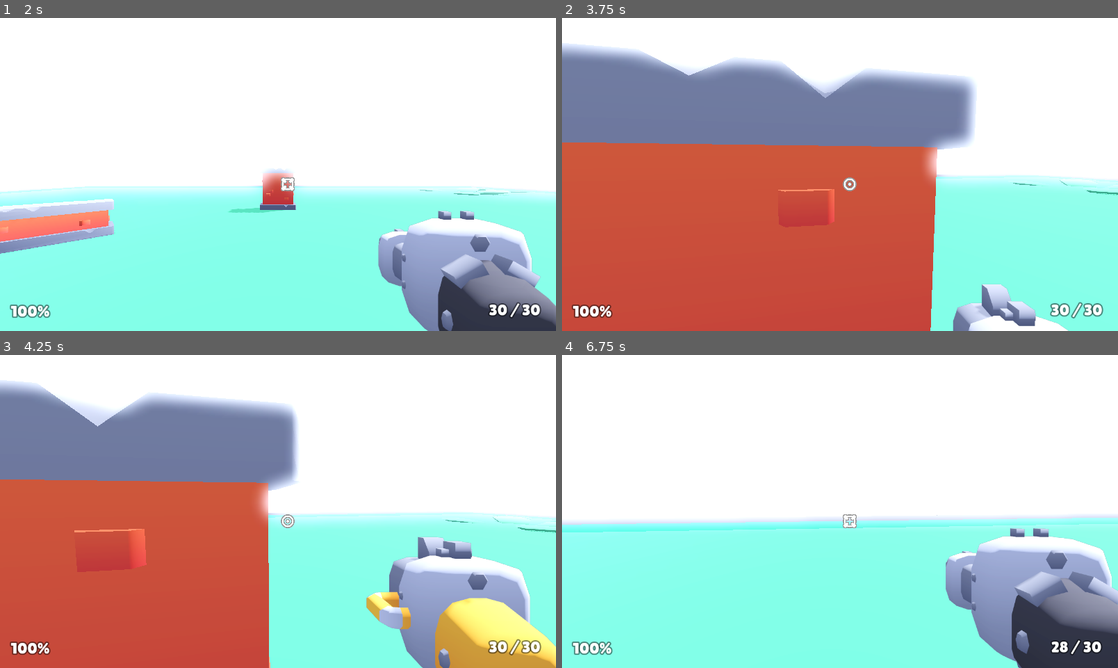
Above: before the commit, frames 1-4 (two rows, left to right).
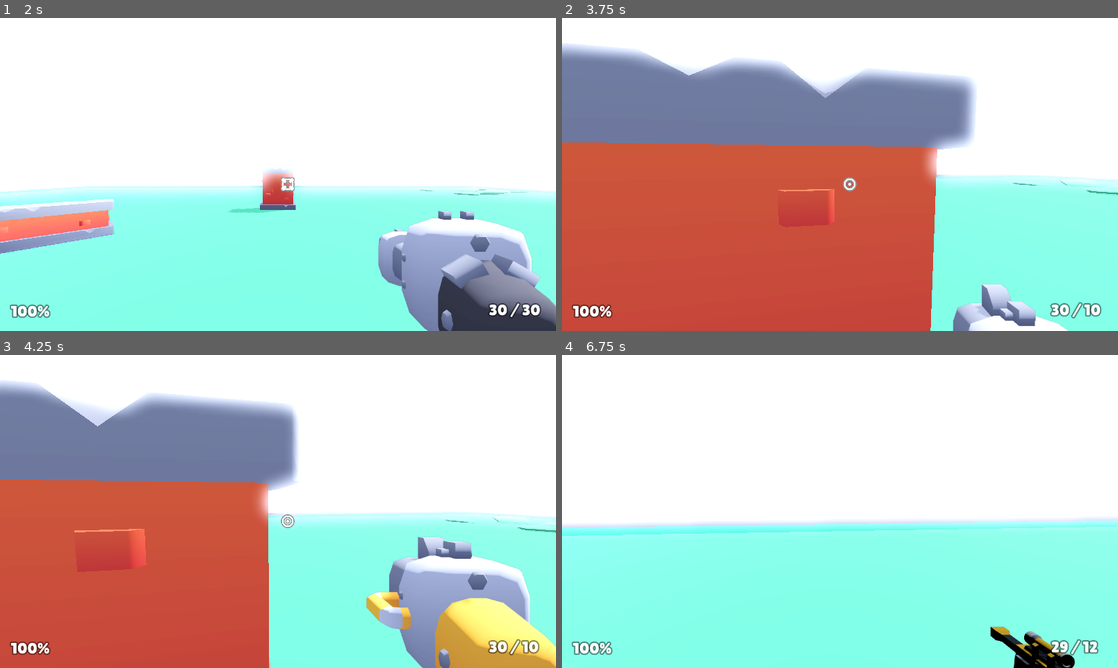
Above: after the commit, the same moments.

Repository: maidangkhanh/Blasher
Game: Godot game, scene res://scenes/main.tscn
The game is run twice, just before and just after one commit, with the same random seed, the same clock (stepped at 60 frames per second) and the same inputs.
Inputs (mouse positions are in pixels of both pictures, inside the frame that each line leads up to):
- Up to frame 1 (2 s): click (278, 199) at 0.52 s; type "12" at 0.6 s; click "Host" at 1.25 s
- Up to frame 2 (3.75 s): tap Enter at 2 s; move the mouse to (867, 174) at 2.02 s; hold W (move_forward) from 2.03 s (still down); click (867, 174) at 2.1 s; tap Space (jump) at 2.27, 3.02 s; move the mouse to (812, 174) at 2.77 s; tap Tab (scoreboard) at 2.85 s; move the mouse to (851, 168) at 3.52 s; tap E (weapon_toggle) at 3.6 s
- Up to frame 3 (4.25 s): keep holding W (move_forward)
- Up to frame 4 (6.75 s): keep holding W (move_forward); move the mouse to (834, 517) at 4.27 s; click (834, 517) at 4.35 s; tap Space (jump) at 4.52, 5.27, 6.02 s; move the mouse to (878, 514) at 5.02 s; tap Tab (scoreboard) at 5.1 s; tap R (reload) at 5.65 s; move the mouse to (795, 508) at 5.77 s; tap E (weapon_toggle) at 5.85 s; move the mouse to (845, 511) at 6.52 s; click (845, 511) at 6.6 s

Frame 1 is identical in both runs. In frame 2, 0.1% of the frame differs, in the area x 93-98%, y 91-96%; in frame 3, 0.1%; in frame 4, 14%, in the area x 0-100%, y 50-100%.

Commit message:
Add weapons: sniper and submachine

Diff:
--- a/Starter-Kit-FPS-44334edba0bd0d6efa00fbe5c6fe5b5813655302/objects/player.tscn
+++ b/Starter-Kit-FPS-44334edba0bd0d6efa00fbe5c6fe5b5813655302/objects/player.tscn
@@ -1,10 +1,12 @@
-[gd_scene load_steps=10 format=3 uid="uid://dl2ed4gkybggf"]
+[gd_scene load_steps=12 format=3 uid="uid://dl2ed4gkybggf"]
 
 [ext_resource type="Script" path="res://objects/player.gd" id="1_ffboj"]
 [ext_resource type="Resource" uid="uid://cu2gtxlcmbb34" path="res://weapons/blaster-repeater.tres" id="2_6epbw"]
 [ext_resource type="Texture2D" uid="uid://8ggihh27mlrr" path="res://sprites/blob_shadow.png" id="2_b0fo8"]
 [ext_resource type="Resource" uid="uid://c56y8pqoyk15f" path="res://weapons/blaster.tres" id="3_kr4p8"]
 [ext_resource type="SpriteFrames" uid="uid://c5tbdyl617bte" path="res://sprites/burst_animation.tres" id="4_m6ukc"]
+[ext_resource type="Resource" uid="uid://0gaufq00dk30" path="res://weapons/blaster-sniper.tres" id="4_tkc51"]
+[ext_resource type="Resource" uid="uid://coy1n6vja1krc" path="res://weapons/blaster-submachine.tres" id="5_awd03"]
 [ext_resource type="AudioStream" uid="uid://cydjn1ct3hps2" path="res://sounds/walking.ogg" id="5_ics1s"]
 
 [sub_resource type="CapsuleMesh" id="CapsuleMesh_3aoqg"]
@@ -33,7 +35,7 @@
 transform = Transform3D(1, 0, 0, 0, 1, 0, 0, 0, 1, 0, 0.5, 0)
 collision_layer = 2
 script = ExtResource("1_ffboj")
-weapons = Array[Resource("res://scripts/weapon.gd")]([ExtResource("2_6epbw"), ExtResource("3_kr4p8")])
+weapons = Array[Resource("res://scripts/weapon.gd")]([ExtResource("2_6epbw"), ExtResource("3_kr4p8"), ExtResource("4_tkc51"), ExtResource("5_awd03")])
 
 [node name="Mesh" type="MeshInstance3D" parent="."]
 transform = Transform3D(1, 0, 0, 0, 1, 0, 0, 0, 1, 0, 0.55, 0)
--- a/Starter-Kit-FPS-44334edba0bd0d6efa00fbe5c6fe5b5813655302/scripts/weapon.gd
+++ b/Starter-Kit-FPS-44334edba0bd0d6efa00fbe5c6fe5b5813655302/scripts/weapon.gd
@@ -4,8 +4,8 @@
 @export_subgroup("Model")
 @export var model:PackedScene # Model of the weapon
 @export var position:Vector3 # On-screen position
-@export var rotation:Vector3 # On-screen rotation
-@export var muzzle_position:Vector3 # On-screen position of muzzle flash
+@export var rotation:Vector3 = Vector3(0, 180, 0)# On-screen rotation
+@export var muzzle_position:Vector3 = Vector3(0.1, -0.4, 1.5) # On-screen position of muzzle flash
 
 @export_subgroup("Properties")
 @export_range(0.1, 1) var cooldown: float = 0.1 # Firerate
@@ -13,7 +13,7 @@
 @export_range(0, 100) var damage: float = 25 # Damage per hit
 @export_range(0, 5) var spread: float = 0 # Spread of each shot
 @export_range(1, 5) var shot_count: int = 1 # Amount of shots
-@export_range(0, 50) var knockback: int = 20 # Amount of knockback
+#@export_range(0, 50) var knockback: int = 20 # Amount of knockback
 @export_range(1, 5) var reload_time:float = 2 # Time to Reload
 @export_range(1, 200) var max_ammo:int = 30 # Maximum ammunitions
 @export_range(0, 1) var recoil_rate:float = 0.5 # Recoil rate, higher mean more recoil
--- a/Starter-Kit-FPS-44334edba0bd0d6efa00fbe5c6fe5b5813655302/weapons/blaster-repeater.tres
+++ b/Starter-Kit-FPS-44334edba0bd0d6efa00fbe5c6fe5b5813655302/weapons/blaster-repeater.tres
@@ -10,12 +10,11 @@
 position = Vector3(0, 0, 0)
 rotation = Vector3(0, 180, 0)
 muzzle_position = Vector3(0.1, -0.4, 1.5)
-cooldown = 0.1
-max_distance = 10
+cooldown = 0.15
+max_distance = 20
 damage = 10.0
 spread = 0.5
 shot_count = 1
-knockback = 10
 reload_time = 2.0
 max_ammo = 30
 recoil_rate = 0.5
--- /dev/null
+++ b/Starter-Kit-FPS-44334edba0bd0d6efa00fbe5c6fe5b5813655302/weapons/blaster-sniper.tres
@@ -0,0 +1,22 @@
+[gd_resource type="Resource" script_class="Weapon" load_steps=4 format=3 uid="uid://0gaufq00dk30"]
+
+[ext_resource type="Texture2D" uid="uid://dxxutbrlychu6" path="res://sprites/crosshair-sniper.png" id="1_8vdal"]
+[ext_resource type="PackedScene" uid="uid://b7mg0uuyvx1bw" path="res://models/blaster-sniper.glb" id="2_i88jx"]
+[ext_resource type="Script" path="res://scripts/weapon.gd" id="3_8fg14"]
+
+[resource]
+script = ExtResource("3_8fg14")
+model = ExtResource("2_i88jx")
+position = Vector3(0, 0, 0)
+rotation = Vector3(0, 180, 0)
+muzzle_position = Vector3(0.1, -0.4, 1.5)
+cooldown = 0.3
+max_distance = 20
+damage = 50.0
+spread = 0.1
+shot_count = 1
+reload_time = 2.2
+max_ammo = 12
+recoil_rate = 0.9
+sound_shoot = "sounds/blaster.ogg"
+crosshair = ExtResource("1_8vdal")
--- /dev/null
+++ b/Starter-Kit-FPS-44334edba0bd0d6efa00fbe5c6fe5b5813655302/weapons/blaster-submachine.tres
@@ -0,0 +1,22 @@
+[gd_resource type="Resource" script_class="Weapon" load_steps=4 format=3 uid="uid://coy1n6vja1krc"]
+
+[ext_resource type="Script" path="res://scripts/weapon.gd" id="1_kutgc"]
+[ext_resource type="Texture2D" uid="uid://coqb48vy8fjce" path="res://sprites/crosshair-submachine.png" id="1_sdkkq"]
+[ext_resource type="PackedScene" uid="uid://dqxwlahg3i2ay" path="res://models/blaster-submachine.glb" id="1_wvlrc"]
+
+[resource]
+script = ExtResource("1_kutgc")
+model = ExtResource("1_wvlrc")
+position = Vector3(0, 0, 0)
+rotation = Vector3(0, 180, 0)
+muzzle_position = Vector3(0.1, -0.4, 1.5)
+cooldown = 0.1
+max_distance = 50
+damage = 8.0
+spread = 2.0
+shot_count = 1
+reload_time = 1.5
+max_ammo = 20
+recoil_rate = 0.7
+sound_shoot = "sounds/blaster_repeater.ogg"
+crosshair = ExtResource("1_sdkkq")
--- a/Starter-Kit-FPS-44334edba0bd0d6efa00fbe5c6fe5b5813655302/weapons/blaster.tres
+++ b/Starter-Kit-FPS-44334edba0bd0d6efa00fbe5c6fe5b5813655302/weapons/blaster.tres
@@ -15,9 +15,8 @@
 damage = 25.0
 spread = 1.0
 shot_count = 3
-knockback = 40
 reload_time = 2.0
-max_ammo = 30
+max_ammo = 10
 recoil_rate = 0.5
 sound_shoot = "sounds/blaster.ogg"
 crosshair = ExtResource("1_2onsr")
Binary file added: Starter-Kit-FPS-44334edba0bd0d6efa00fbe5c6fe5b5813655302/models/blaster-sniper.glb
Not shown, added: Starter-Kit-FPS-44334edba0bd0d6efa00fbe5c6fe5b5813655302/models/blaster-sniper.glb.import
Binary file added: Starter-Kit-FPS-44334edba0bd0d6efa00fbe5c6fe5b5813655302/models/blaster-submachine.glb
Not shown, added: Starter-Kit-FPS-44334edba0bd0d6efa00fbe5c6fe5b5813655302/models/blaster-submachine.glb.import
Binary file added: Starter-Kit-FPS-44334edba0bd0d6efa00fbe5c6fe5b5813655302/sprites/crosshair-sniper.png
Not shown, added: Starter-Kit-FPS-44334edba0bd0d6efa00fbe5c6fe5b5813655302/sprites/crosshair-sniper.png.import
Binary file added: Starter-Kit-FPS-44334edba0bd0d6efa00fbe5c6fe5b5813655302/sprites/crosshair-submachine.png
Not shown, added: Starter-Kit-FPS-44334edba0bd0d6efa00fbe5c6fe5b5813655302/sprites/crosshair-submachine.png.import
